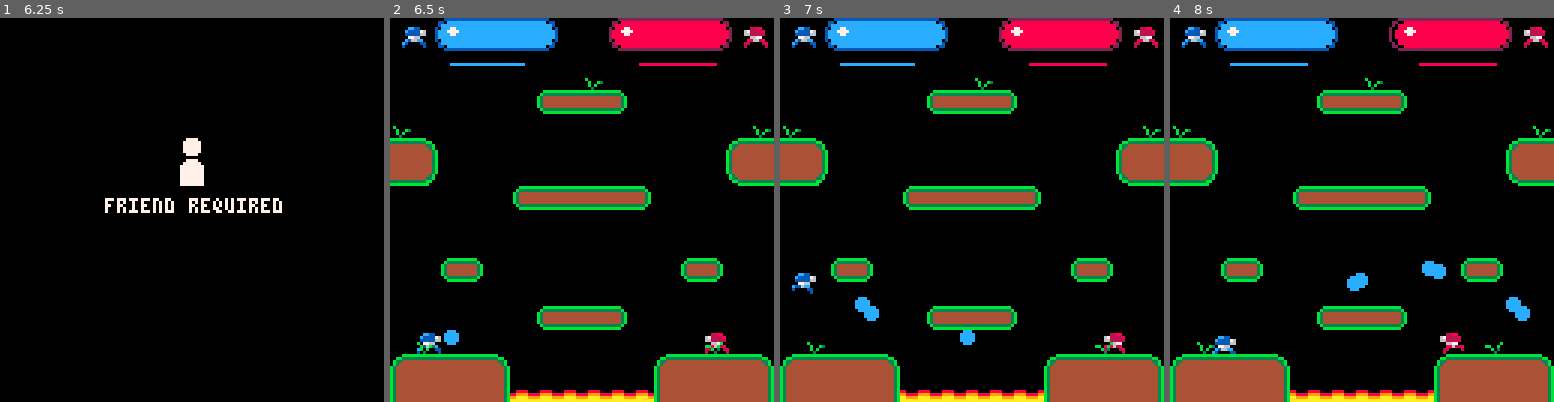
Above: before the commit, frames 1-4 (left to right).
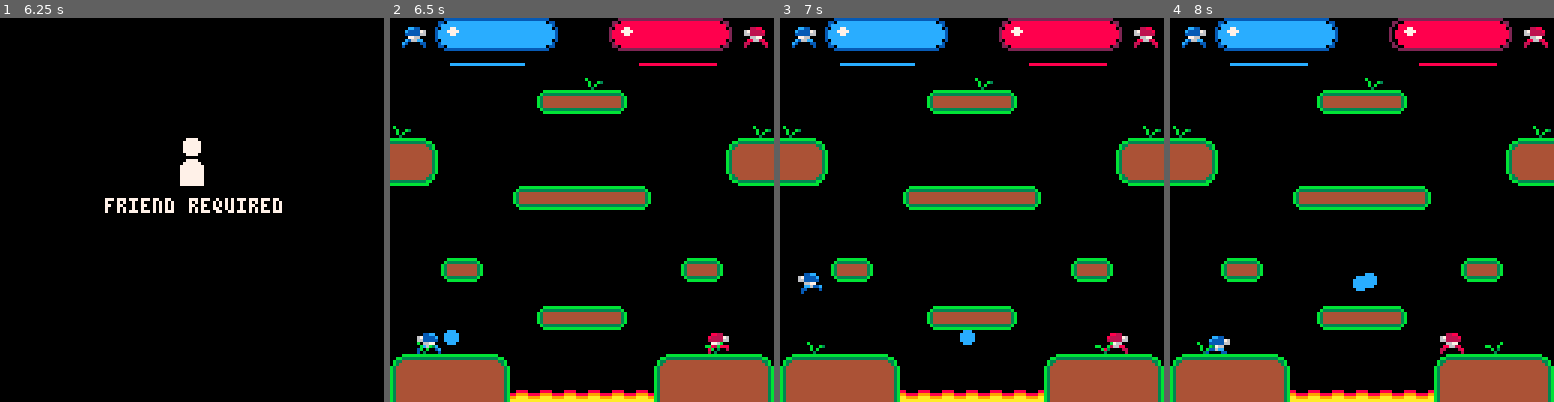
Above: after the commit, the same moments.

Repository: Emerald585/lasercrab
Game: PICO-8 cartridge lasercrab.p8
The game is run twice, just before and just after one commit, with the same random seed, the same clock (stepped at 60 frames per second) and the same inputs.
Inputs:
- Up to frame 1 (6.25 s): tap O (Z key) at 0.33, 0.7, 1.43, 2.22, 3.1, 3.98, 4.87, 5.75 s; tap X (X key) at 1.07, 2.07, 2.4, 2.73, 3.07, 3.4, 3.73, 4.07, 4.4, 4.73, 5.07, 5.4, 5.73, 6.07 s; hold Left 1.97-2.37 s; hold P2 Right 1.97-2.37 s; hold Down 2.42-2.82 s; hold P2 Up 2.42-2.82 s; hold Right 2.87-3.53 s; hold P2 Left 2.87-3.53 s; hold Up 3.58-4.08 s; hold P2 Down 3.58-4.08 s; hold Right 4.13-4.53 s; hold P2 Left 4.13-4.53 s; hold Down 4.58-5.08 s; hold P2 Up 4.58-5.08 s; hold Left 5.13-5.8 s; hold P2 Right 5.13-5.8 s; hold Up 5.85-6.18 s; hold P2 Down 5.85-6.18 s; hold Left from 6.23 s (still down); hold P2 Right from 6.23 s (still down)
- Up to frame 2 (6.5 s): keep holding Left; keep holding P2 Right; tap X (X key) at 6.4 s
- Up to frame 3 (7 s): release Left at 6.63 s; release P2 Right at 6.63 s; tap O (Z key) at 6.63 s; hold Down from 6.68 s (still down); hold P2 Up from 6.68 s (still down); tap X (X key) at 6.73 s
- Up to frame 4 (8 s): tap X (X key) at 7.07, 7.4, 7.73 s; release Down at 7.08 s; release P2 Up at 7.08 s; hold Right 7.13-7.8 s; hold P2 Left 7.13-7.8 s; tap O (Z key) at 7.52 s; hold Up from 7.85 s (still down); hold P2 Down from 7.85 s (still down)

Frame 1 is identical in both runs. In frame 2, 0.3% of the frame differs, in the area x 7-89%, y 82-88%; in frame 3, 0.6%; in frame 4, 1.0%, in the area x 9-94%, y 63-88%.

Commit message:
Added flipping behavior

Diff:
--- a/lasercrab.p8
+++ b/lasercrab.p8
@@ -3,8 +3,8 @@
 __lua__
 debug={velo_lines=false,velo_text=false}
 pal({[0]=0,1,-8,3,4,5,6,7,8,9,10,11,12,2,14,-4},1)
-p={x=10,y=100,vx=0,vy=0,f=1,w=8,h=8,hp=30,lac=50}
-p2={x=105,y=100,vx=0,vy=0,f=1,w=8,h=8,hp=30,lac=50}
+p={x=10,y=100,vx=0,vy=0,f=1,w=8,h=8,hp=30,lac=50,flipx=false}
+p2={x=105,y=100,vx=0,vy=0,f=1,w=8,h=8,hp=30,lac=50,flipx=false}
 bullet={}
 item={}
 partcile={}
@@ -153,14 +153,28 @@
 
 
 
-	if btn(❎) and p.lac > -1 and time() > 6  then p.vx -= 0.2 shoot(p.x+10,p.y+2,3,0,12) p.lac-=1.5 else p.lac += 0.5 end
-	if btn(❎,1) and p2.lac > -1 and time() > 6  then p2.vx += 0.2 shoot(p2.x,p2.y+2,-3,0,8) p2.lac-=1.5 else p2.lac += 0.5end
-	if btn(➡️) and time() > 6 then p.vx += 0.1
-	elseif btn(⬅️) and time() > 6 then p.vx -= 0.1
+	if btn(❎) and p.lac > -1 and time() > 6  then
+		if p.flipx then
+			p.vx += 0.2 shoot(p.x,p.y+2,-3,0,12) p.lac-=1.5
+		else
+			p.vx -= 0.2 shoot(p.x+10,p.y+2,3,0,12) p.lac-=1.5
+		end
+	else
+		p.lac += 0.5 end
+	if btn(❎,1) and p2.lac > -1 and time() > 6 then
+		if p2.flipx then
+			p2.vx += 0.2 shoot(p2.x,p2.y+2,-3,0,8) p2.lac-=1.5
+		else
+			p2.vx -= 0.2 shoot(p2.x+10,p2.y+2,3,0,8) p2.lac-=1.5
+		end
+	else
+		p2.lac += 0.5 end
+	if btn(➡️) and time() > 6 then p.flipx = false p.vx += 0.1
+	elseif btn(⬅️) and time() > 6 then p.flipx = true p.vx -= 0.1
 	else p.vx = p.vx / 1.6 end
 
-	if btn(➡️,1) and time() > 6 then p2.vx += 0.1
-	elseif btn(⬅️,1) and time() > 6 then p2.vx -= 0.1
+	if btn(➡️,1) and time() > 6 then p2.flipx = false p2.vx += 0.1
+	elseif btn(⬅️,1) and time() > 6 then p2.flipx = true p2.vx -= 0.1
 	else p2.vx = p2.vx / 1.6 end
 
 	if tcol(p2.x,p2.y) and p2.vy < 0 then p2.vy = 0 end
@@ -204,8 +218,8 @@
 	for fx in all(particle) do
 		circfill(fx.x,fx.y,fx.s,fx.c)
 	end
-	spr(1+p.f,p.x,p.y)
-	spr(5+p2.f,p2.x,p2.y)
+	spr(1+p.f,p.x,p.y,1,1,p.flipx)
+	spr(5+p2.f,p2.x,p2.y,1,1,p2.flipx)
 	map()
 	rrect(73,0,41,11,3,13)
 	rrect(15,0,41,11,3,15)
@@ -219,7 +233,7 @@
 	line(20,15,20+p.lac/2,15,12)
 	if p.hp > -1 then circfill(20,4,1,7) circfill(21,4,1,7) end
 	if p2.hp > -1 then circfill(109-p2.hp,4,1,7) circfill(108-p2.hp,4,1,7) end
-	spr(6,118,2)
+	spr(5,118,2,1,1,true)
 	spr(2,4,2)
 	if ltick > 0 then spr(55,60,4) end
 	if p.y > lheight*8 or p2.y > lheight*8 then  print("🅾️ to restart",41,16,5)  print("🅾️ to restart",40,15,7) sspr(8*8,8,28,16,110*easeoutinquart(kotime),50,28*2,16*2) if kotime < 1 then kotime += 0.05 end end
@@ -230,13 +244,13 @@
 
 __gfx__
 00000000000000000000000000000000000000000000000000000000000000000000000000000000000000000000000000000007000000000000000000000000
-0000000000ccff0000ccff0000ccff0000ccff00002288000022880000228800002288000088ee0000aa99000000000000000070000000000000000000000000
-007007000cffff760cffff760cffff760cffff7667222280672222806722228067222280678888e00a9999760000000000000070000000000000000000000000
-000770000fffff660fffff660fffff660fffff666622222066222220662222206622222066888880099999660000000000000007000000000000000000000000
-00077000007766000077660000776600007766000066770000667700006677000066770000667700007766000000000000000000700000000000000000000000
-00700700cff6cc000cf66cc000cf6ccc0cf66cc0008862280886628088862800088662800ee668e00a966aa00000000000000000700000000000000000000000
-00000000f0000ff0cf0000ff0cf0000fcf0000ff022000022200002820000280220000288800008ea90000990000000000000000700000000000000000000000
-00000000000000f0f000000f0f000000f000000f0200000020000002000000202000000280000008900000090000000000000007000000000000000000000000
+0000000000ccff0000ccff0000ccff0000ccff000088220000882200008822000088220000ee880000aa99000000000000000070000000000000000000000000
+007007000cffff760cffff760cffff760cffff76082222760822227608222276082222760e8888760a9999760000000000000070000000000000000000000000
+000770000fffff660fffff660fffff660fffff660222226602222266022222660222226608888866099999660000000000000007000000000000000000000000
+00077000007766000077660000776600007766000077660000776600007766000077660000776600007766000000000000000000700000000000000000000000
+00700700cff6cc000cf66cc000cf6ccc0cf66cc0082668800082688808266880822688000e866ee00a966aa00000000000000000700000000000000000000000
+00000000f0000ff0cf0000ff0cf0000fcf0000ff82000022082000028200002220000220e8000088a90000990000000000000000700000000000000000000000
+00000000000000f0f000000f0f000000f000000f2000000202000000200000020000002080000008900000090000000000000007000000000000000000000000
 000000000000bbbbbbbbbbbbbbbb00000000000000000000aaaaaaaa000000007770000766000000000777766000000000777777777777000000000000000000
 00bbbb0000bb3333333333333333bb000000000000000000aaaaaaaa000000007c700077c60000000077cccc6600000007700777777007700000000000000000
 0b3333b00b33444444444444444433b00000000000000000aaaaaaaa000000007c70077c66000000077c7776c660000077700777777007770000000000000000
